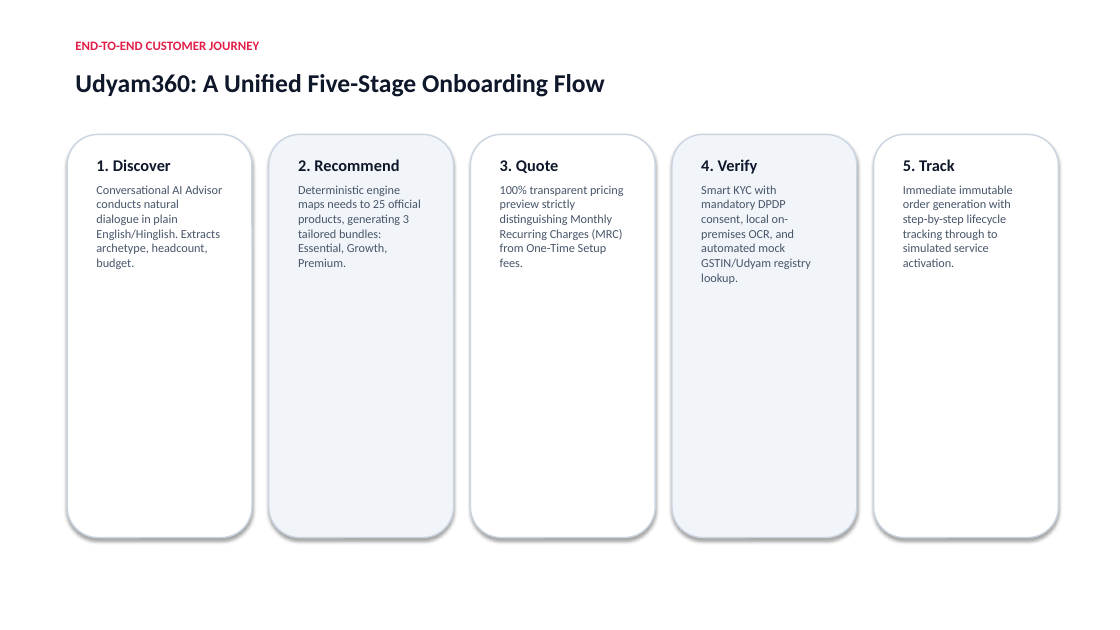
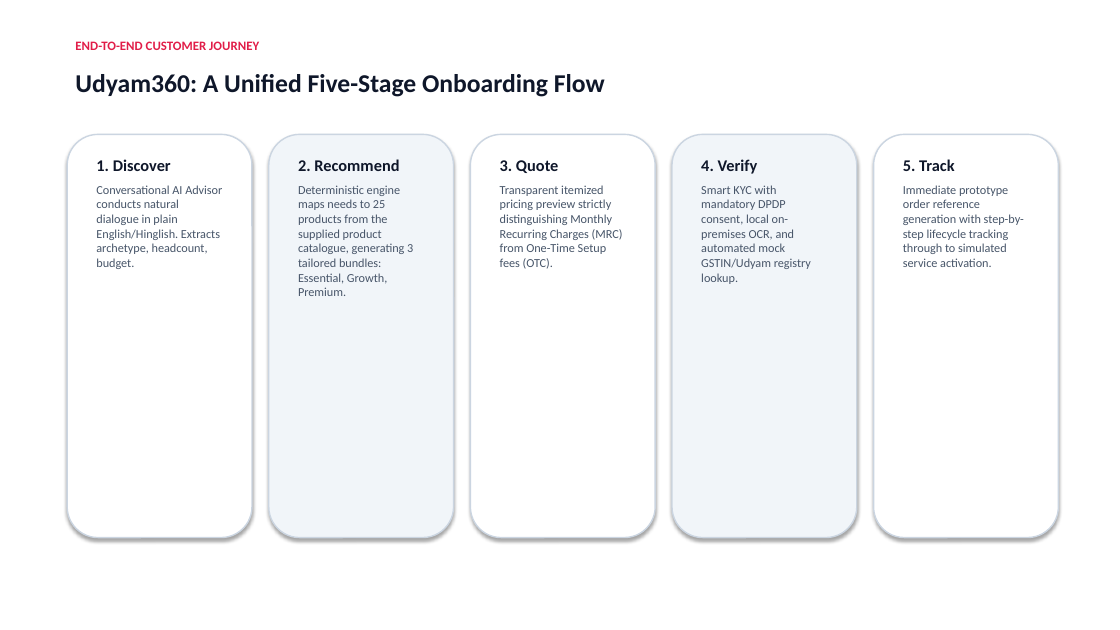
Before and after one commit to rawcdr/Udyam360, a slide deck: slide 3 of submission/Udyam360_Business_Case.pptx. Drawn at 1120x630 pixels with LibreOffice and Linux fonts; fonts in the diff are those of the drawing. Boxes give left, top, right and bottom in pixels: in the first picture for what was removed or moved away, otherwise in the second. Text is boxed around its words. In the diff, an @@ line names an element or a change of style, - is before the commit and + after.

```diff
--- a/submission/Udyam360_Business_Case.pptx
+++ b/submission/Udyam360_Business_Case.pptx
@@ text at (298,185,413,296): text changed @@
-Deterministic engine maps needs to 25 official products, generating 3 tailored bundles: Essential, Growth, Premium.
+Deterministic engine maps needs to 25 products from the supplied product catalogue, generating 3 tailored bundles: Essential, Growth, Premium.
@@ text at (500,185,623,269): text changed @@
-100% transparent pricing preview strictly distinguishing Monthly Recurring Charges (MRC) from One-Time Setup fees.
+Transparent itemized pricing preview strictly distinguishing Monthly Recurring Charges (MRC) from One-Time Setup fees (OTC).
@@ text at (903,185,1024,267): text changed @@
-Immediate immutable order generation with step-by-step lifecycle tracking through to simulated service activation.
+Immediate prototype order reference generation with step-by-step lifecycle tracking through to simulated service activation.
```
Also in this commit, not shown: 6 other slides changed, 22 other files.
